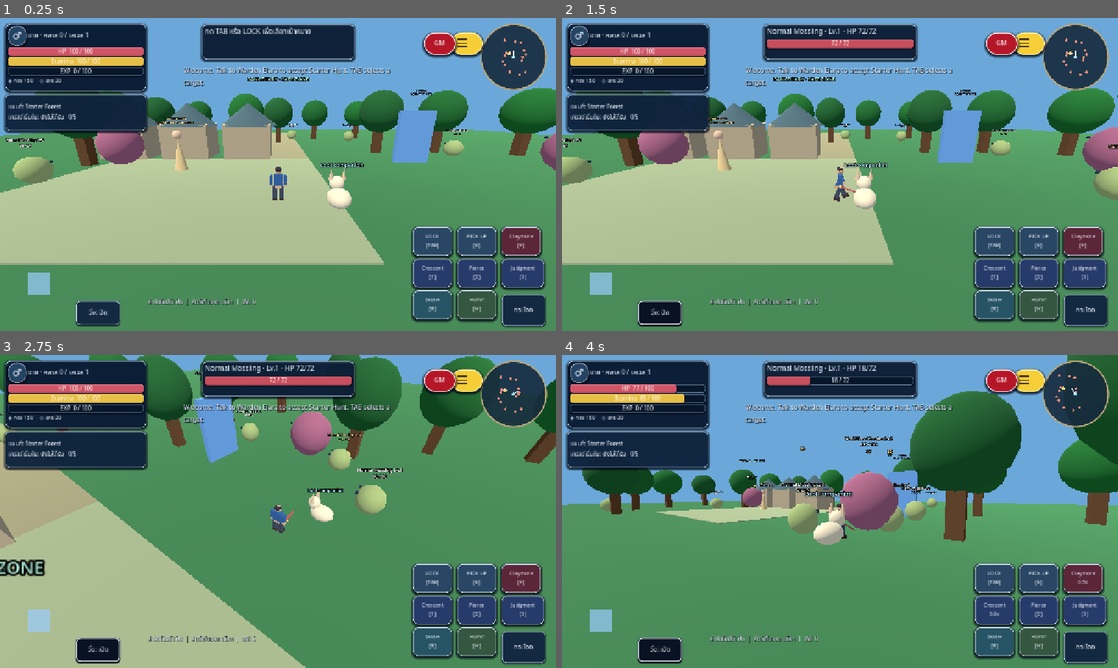
Above: before the commit, frames 1-4 (two rows, left to right).
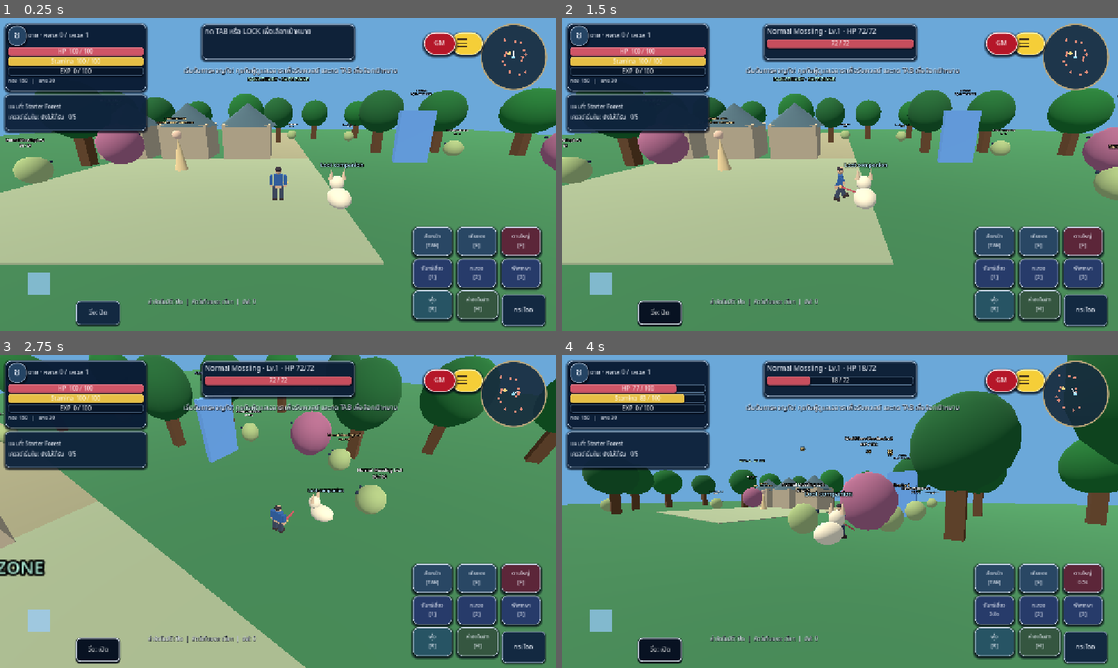
Above: after the commit, the same moments.

Repository: redfullmoon209-debug/NexTgenLeo
Game: Godot game, scene res://scenes/main.tscn
Same seed, same stepped clock (60 frames per second), same inputs: the game is played once before the commit and once after it.
Inputs (mouse positions are in pixels of both pictures, inside the frame that each line leads up to):
- Up to frame 1 (0.25 s): no input
- Up to frame 2 (1.5 s): click "กระโดด" at 0.5 s; tap Enter at 1.25 s; move the mouse to (962, 158) at 1.27 s; hold D from 1.28 s (still down); tap Tab at 1.35 s; click (962, 158) at 1.42 s
- Up to frame 3 (2.75 s): tap Space at 1.52 s; release D at 2 s; drag from (166, 527) to (250, 574) at 2.02 s
- Up to frame 4 (4 s): move the mouse to (895, 442) at 2.77 s; hold D 2.78-3.5 s; tap 1 at 2.85 s; drag from (812, 574) to (673, 464) at 3.52 s

The runs differ from the first frame. In frame 1, 1.2% of the frame differs, in the area x 1-99%, y 4-98%; in frame 2, 1.2%; in frame 3, 1.2%; in frame 4, 1.2%.

Commit message:
Localize player action controls and skill labels to Thai and remove unsupported HUD glyph icons

Diff:
--- a/scripts/gameplay.gd
+++ b/scripts/gameplay.gd
@@ -92,7 +92,7 @@
 	var saved: Array = GameState.location
 	if saved.size() == 3:
 		world.player.position = Vector3(float(saved[0]), maxf(1, float(saved[1])), float(saved[2]))
-	_tell("Welcome. Talk to Warden Elara to accept Starter Hunt. TAB selects a target.")
+	_tell("เริ่มต้นการผจญภัย! คุยกับผู้ดูแลเอลาราเพื่อรับเควสต์ และกด TAB เพื่อล็อกเป้าหมาย")
 
 func _mesh(parent: Node3D, pos: Vector3, size: Vector3, color: Color, shape := "box") -> MeshInstance3D:
 	var node := MeshInstance3D.new()
@@ -646,7 +646,7 @@
 	# the separate red GM orb exposes LOCAL TEST TOOLS to all visitors.
 	# Once a server connection begins, it requires server owner verification.
 	_build_player_dropdown()
-	var controls := ["LOCK\n[TAB]", "PICK UP\n[E]", "ATK\n[F]", "1\nCrescent", "2\nPierce", "3\nJudgment", "DASH\n[R]", "HUNT\n[H]"]
+	var controls := ["ล็อกเป้า\n[TAB]", "เก็บของ\n[E]", "โจมตี\n[F]", "สกิล 1\n[1]", "สกิล 2\n[2]", "สกิล 3\n[3]", "พุ่ง\n[R]", "ล่าอัตโนมัติ\n[H]"]
 	for i in range(controls.size()):
 		var index := i
 		var button := _button(controls[i], func(): _action(index))
@@ -988,10 +988,29 @@
 		mob.label.modulate = Color("ffe2a4") if target >= 0 and mobs[target] == mob else Color.WHITE
 		mob.node.visible = mob.node.position.distance_squared_to(world.player.position) < 1600
 
+func _thai_skill_name(index: int) -> String:
+	var definition: Dictionary = GameState.skill_definition(index)
+	var raw: String = str(definition.get("name", "สกิล"))
+	var basic := {"Claymore":"ดาบใหญ่", "Crescent":"จันทร์เสี้ยว", "Pierce":"ทะลวง", "Judgment":"พิพากษา"}
+	if basic.has(raw):
+		return str(basic[raw])
+	var element: String = str(definition.get("element", ""))
+	var elements := {"Earth":"ดิน", "Water":"น้ำ", "Wind":"ลม", "Fire":"ไฟ", "Lightning":"สายฟ้า", "Wood":"พฤกษา"}
+	if not elements.has(element):
+		return raw
+	var suffix := "สกิล"
+	if raw.ends_with(" Burst"):
+		suffix = "ระเบิด"
+	elif raw.ends_with(" Strike"):
+		suffix = "โจมตี"
+	elif raw.ends_with(" Finale"):
+		suffix = "ท่าไม้ตาย"
+	return str(elements[element]) + suffix
+
 func _refresh_hud() -> void:
 	stats_label.text = "%s · คลาส %d / เลเวล %d" % ["ชาย" if GameState.gender == "Male" else "หญิง", GameState.class_rank, GameState.level]
-	hud_portrait_label.text = "♂" if GameState.gender == "Male" else "♀"
-	hud_currency_label.text = "◈ ทอง %d     ◇ แคช %d" % [GameState.gold, GameState.cash]
+	hud_portrait_label.text = "ช" if GameState.gender == "Male" else "ญ"
+	hud_currency_label.text = "ทอง %d   |   แคช %d" % [GameState.gold, GameState.cash]
 	hp_bar.max_value = GameState.max_hp
 	hp_bar.value = GameState.hp
 	stamina_bar.max_value = GameState.max_stamina
@@ -1026,7 +1045,7 @@
 	hud_state_label.text = "ล่าอัตโนมัติ: %s  |  สัตว์เก็บของ: %s  |  บัฟ: %d" % ["เปิด" if auto_hunt else "ปิด", "เรียก" if GameState.pet_enabled else "เก็บ", active_buffs]
 	for i in range(4):
 		var button := skill_buttons[i + 2]
-		button.text = str(GameState.skill_definition(i).name) + ("\n%.1fs" % float(cooldowns[i]) if float(cooldowns[i]) > 0 else "\n[%s]" % ("F" if i == 0 else str(i)))
+		button.text = _thai_skill_name(i) + ("\n%.1fs" % float(cooldowns[i]) if float(cooldowns[i]) > 0 else "\n[%s]" % ("F" if i == 0 else str(i)))
 	var active_faction := GameState.faction if GameState.class_rank >= 7 and GameState.faction in ["Light", "Dark"] else ""
 	var faction_color := Color("e4e5da") if active_faction == "Light" else Color("9a77c5")
 	world.joystick_base.color = Color(faction_color, 0.25) if not active_faction.is_empty() else Color.TRANSPARENT
